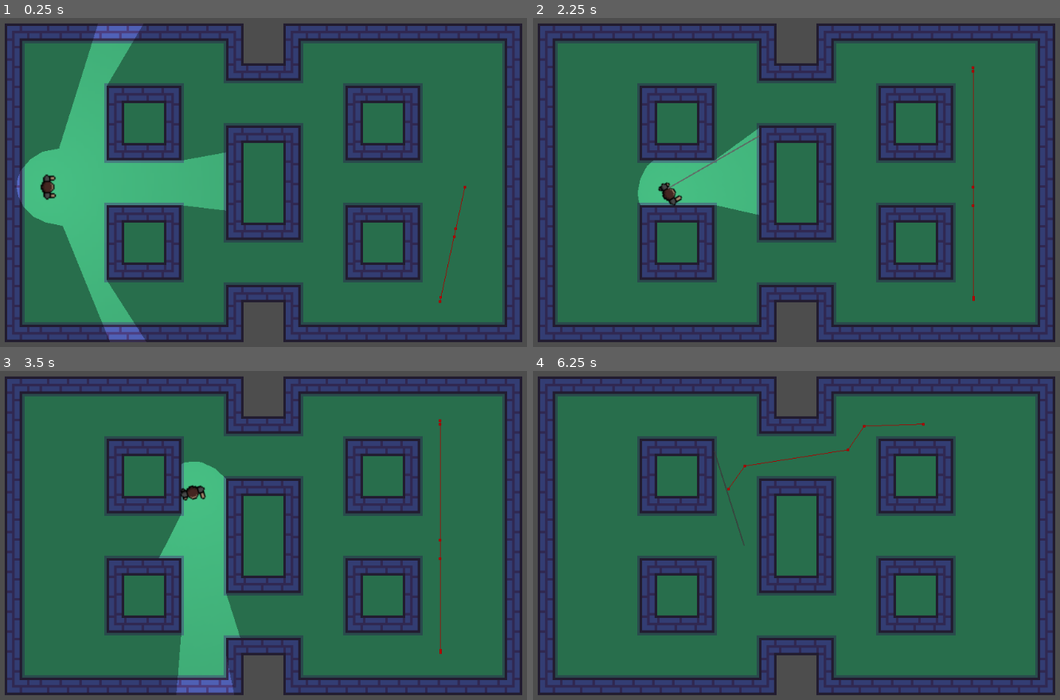
Above: before the commit, frames 1-4 (two rows, left to right).
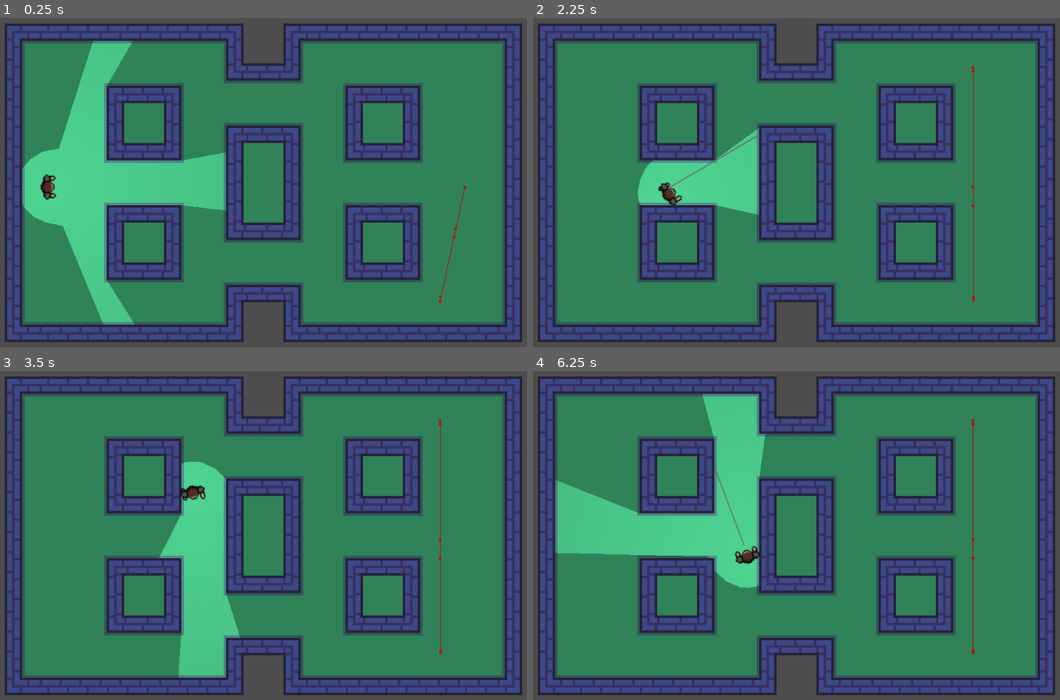
Above: after the commit, the same moments.

Repository: Odraz/clean-sweep
Game: Godot game, scene res://main.tscn
Two runs of this game, one before a commit and one after it. Both use one fixed random seed, a clock stepped at 60 frames per second and the inputs below. The engine's default icon, where the game draws it, is replaced by a stand-in: a white triangle on a blue panel in a dark square.
Inputs (mouse positions are in pixels of both pictures, inside the frame that each line leads up to):
- Up to frame 1 (0.25 s): no input
- Up to frame 2 (2.25 s): tap Enter at 0.5 s; move the mouse to (938, 159) at 0.52 s; hold D (move_right) 0.53-1.28 s; click (938, 159) at 0.6 s; move the mouse to (670, 205) at 1.27 s; hold S (move_down) 1.28-2.03 s; tap Shift (move_fast) at 1.35 s; click (670, 205) at 1.55 s; tap Space at 2 s; move the mouse to (865, 77) at 2.02 s; hold D (move_right) from 2.03 s (still down); click (865, 77) at 2.1 s
- Up to frame 3 (3.5 s): move the mouse to (231, 630) at 2.77 s; release D (move_right) at 2.78 s; hold W (move_up) from 2.78 s (still down); click (231, 630) at 2.85 s
- Up to frame 4 (6.25 s): move the mouse to (991, 607) at 3.52 s; release W (move_up) at 3.53 s; hold Shift (move_fast) 3.53-4.28 s; hold A (move_left) 3.53-5.03 s; click (991, 607) at 3.8 s; tap Enter at 4.25 s; move the mouse to (606, 463) at 4.27 s; click (606, 463) at 4.35 s; tap Space at 5 s; move the mouse to (828, 535) at 5.02 s; hold S (move_down) 5.03-5.78 s; click (828, 535) at 5.1 s; move the mouse to (701, 417) at 5.77 s; hold D (move_right) from 5.78 s (still down); tap Shift (move_fast) at 5.85 s; click (701, 417) at 6.05 s

The runs differ from the first frame. In frame 1, 0.7% of the frame differs, in the area x 3-89%, y 2-98%; in frame 2, 0.1%; in frame 3, 0.4%; in frame 4, 10%, in the area x 4-84%, y 7-87%.

Commit message:
Added functional dispersion to handgun

Diff:
--- a/handgun.gd
+++ b/handgun.gd
@@ -1,13 +1,21 @@
 extends Node2D
 
-signal hit (collider: CollisionObject2D)
+signal hit (collider: Object)
 
 var end_position: Vector2
 
 func shoot(start_position: Vector2, direction: Vector2, gun_range: float, dispersion: float):
 	var space_state = get_world_2d().direct_space_state
 
-	end_position = get_shoot_ray_end_position(start_position, direction, gun_range, dispersion)
+	end_position = get_shoot_ray_end_position(start_position, direction, gun_range)
+
+	# Add dispersion to the direction. We want to simulate the bullet not going accurately to the direction but with some angular deviation.
+	# The dispersion is a value between 0 and 1. The higher the value, the more the bullet will deviate from the direction.
+	# Rotate the end_position around the start_position by a random angle.
+	var angle = randf_range(-dispersion / 2, dispersion / 2)
+
+	var diff = end_position - start_position
+	end_position = diff.rotated(angle) + start_position
 
 	var query = PhysicsRayQueryParameters2D.create(start_position, end_position)
 	query.collide_with_areas = true
@@ -24,11 +32,11 @@
 	var bullet = bullet_scene.instantiate()
 
 	var bullet_start_position = start_position + (direction - start_position).normalized() * 20
-	var bullet_end_position = result.position if result else get_shoot_ray_end_position(start_position, direction, 500, 0)
+	var bullet_end_position = result.position if result else end_position
 
 	bullet.init(bullet_start_position, bullet_end_position)
 
 	add_child(bullet)
 
-func get_shoot_ray_end_position(start_position: Vector2, direction: Vector2, gun_range: float, _dispersion: float) -> Vector2:
+func get_shoot_ray_end_position(start_position: Vector2, direction: Vector2, gun_range: float) -> Vector2:
 	return start_position + (direction - start_position).normalized() * gun_range
--- a/main.tscn
+++ b/main.tscn
@@ -275,6 +275,27 @@
 [sub_resource type="OccluderPolygon2D" id="OccluderPolygon2D_4ynrk"]
 polygon = PackedVector2Array(-4.5, -4.25, -4.625, 32, -32, 32, -32, -32, 32, -32, 32, -4.25)
 
+[sub_resource type="OccluderPolygon2D" id="OccluderPolygon2D_8jmm7"]
+polygon = PackedVector2Array(-32, -32, -3.55556, -32, -3.55556, 32, -32, 32)
+
+[sub_resource type="OccluderPolygon2D" id="OccluderPolygon2D_4wojw"]
+polygon = PackedVector2Array(-32, -32, -3.55556, -32, -3.55556, 3.55556, 32, 3.55556, 32, 32, -32, 32)
+
+[sub_resource type="OccluderPolygon2D" id="OccluderPolygon2D_pge2k"]
+polygon = PackedVector2Array(-32, -32, 32, -32, 32, -3.55556, -32, -3.55556)
+
+[sub_resource type="OccluderPolygon2D" id="OccluderPolygon2D_pktp2"]
+polygon = PackedVector2Array(-32, 3.55556, 32, 3.55556, 32, 32, -32, 32)
+
+[sub_resource type="OccluderPolygon2D" id="OccluderPolygon2D_phwd8"]
+polygon = PackedVector2Array(-32, -32, 32, -32, 32, 32, 3.55556, 32, 3.55556, -3.55556, -32, -3.55556)
+
+[sub_resource type="OccluderPolygon2D" id="OccluderPolygon2D_v5s37"]
+polygon = PackedVector2Array(3.55556, -32, 32, -32, 32, 32, 3.55556, 32)
+
+[sub_resource type="OccluderPolygon2D" id="OccluderPolygon2D_eo3cs"]
+polygon = PackedVector2Array(-32, 3.55556, 3.55556, 3.55556, 3.55556, -32, 32, -32, 32, 32, -32, 32)
+
 [sub_resource type="OccluderPolygon2D" id="OccluderPolygon2D_i8h1i"]
 polygon = PackedVector2Array(4, 4, 32, 4, 32, 32, 4, 32)
 
@@ -312,12 +333,14 @@
 1:0/0 = 0
 1:0/0/terrain_set = 0
 1:0/0/terrain = 0
+1:0/0/occlusion_layer_0/polygon = SubResource("OccluderPolygon2D_pge2k")
 1:0/0/physics_layer_0/polygon_0/points = PackedVector2Array(-32, -32, -32, -3.55556, 32, -3.55556, 32, -32)
 1:0/0/terrains_peering_bit/right_side = 0
 1:0/0/terrains_peering_bit/left_side = 0
 2:0/0 = 0
 2:0/0/terrain_set = 0
 2:0/0/terrain = 0
+2:0/0/occlusion_layer_0/polygon = SubResource("OccluderPolygon2D_phwd8")
 2:0/0/physics_layer_0/polygon_0/points = PackedVector2Array(-32, -3.55556, 3.55556, -3.55556, 3.55556, 32, 32, 32, 32, -32, -32, -32)
 2:0/0/terrains_peering_bit/bottom_side = 0
 2:0/0/terrains_peering_bit/left_side = 0
@@ -345,6 +368,7 @@
 0:1/0 = 0
 0:1/0/terrain_set = 0
 0:1/0/terrain = 0
+0:1/0/occlusion_layer_0/polygon = SubResource("OccluderPolygon2D_8jmm7")
 0:1/0/physics_layer_0/polygon_0/points = PackedVector2Array(-3.55556, -32, -3.55556, 32, -32, 32, -32, -32)
 0:1/0/terrains_peering_bit/bottom_side = 0
 0:1/0/terrains_peering_bit/top_side = 0
@@ -352,6 +376,7 @@
 2:1/0 = 0
 2:1/0/terrain_set = 0
 2:1/0/terrain = 0
+2:1/0/occlusion_layer_0/polygon = SubResource("OccluderPolygon2D_v5s37")
 2:1/0/physics_layer_0/polygon_0/points = PackedVector2Array(3.55556, -32, 3.55556, 32, 32, 32, 32, -32)
 2:1/0/terrains_peering_bit/bottom_side = 0
 2:1/0/terrains_peering_bit/top_side = 0
@@ -373,18 +398,21 @@
 0:2/0 = 0
 0:2/0/terrain_set = 0
 0:2/0/terrain = 0
+0:2/0/occlusion_layer_0/polygon = SubResource("OccluderPolygon2D_4wojw")
 0:2/0/physics_layer_0/polygon_0/points = PackedVector2Array(-3.55556, -32, -3.55556, 3.55556, 32, 3.55556, 32, 32, -32, 32, -32, -32)
 0:2/0/terrains_peering_bit/right_side = 0
 0:2/0/terrains_peering_bit/top_side = 0
 1:2/0 = 0
 1:2/0/terrain_set = 0
 1:2/0/terrain = 0
+1:2/0/occlusion_layer_0/polygon = SubResource("OccluderPolygon2D_pktp2")
 1:2/0/physics_layer_0/polygon_0/points = PackedVector2Array(-32, 3.55556, 32, 3.55556, 32, 32, -32, 32)
 1:2/0/terrains_peering_bit/right_side = 0
 1:2/0/terrains_peering_bit/left_side = 0
 2:2/0 = 0
 2:2/0/terrain_set = 0
 2:2/0/terrain = 0
+2:2/0/occlusion_layer_0/polygon = SubResource("OccluderPolygon2D_eo3cs")
 2:2/0/physics_layer_0/polygon_0/points = PackedVector2Array(3.55556, -32, 3.55556, 3.55556, -32, 3.55556, -32, 32, 32, 32, 32, -32)
 2:2/0/terrains_peering_bit/left_side = 0
 2:2/0/terrains_peering_bit/top_side = 0
@@ -440,7 +468,7 @@
 navigation_polygon = SubResource("NavigationPolygon_bt1vp")
 
 [node name="CanvasModulate" type="CanvasModulate" parent="."]
-color = Color(0.674814, 0.674815, 0.674814, 1)
+color = Color(0.8, 0.8, 0.8, 1)
 
 [node name="Player" parent="." instance=ExtResource("1_5a0tk")]
 position = Vector2(16, 288)
--- a/mob.gd
+++ b/mob.gd
@@ -2,7 +2,7 @@
 
 enum State { patrolling, watching, chasing }
 
-signal hit(collider: CollisionObject2D)
+signal hit(collider: Object)
 
 @export var movement_speed: float = 200.0
 
@@ -57,10 +57,7 @@
 	$TriggerTimer.stop()
 
 	if navigation_agent.is_navigation_finished():
-		current_movement_target_index += 1
-
-		if current_movement_target_index >= movement_target_positions.size():
-			current_movement_target_index = 0
+		set_waypoint_randomly()
 
 		set_movement_target(movement_target_positions[current_movement_target_index].global_position)
 
@@ -73,6 +70,22 @@
 		rotation = velocity.angle()
 
 	_on_navigation_agent_2d_velocity_computed(velocity)
+
+func set_waypoint_randomly():
+	var random_index = randi() % movement_target_positions.size()
+
+	if random_index == current_movement_target_index:
+		current_movement_target_index = (random_index + 1) % movement_target_positions.size()
+	else:
+		current_movement_target_index = random_index
+
+func set_waypoint_iteratively():
+	current_movement_target_index += 1
+
+	print("Not calling set_waypoint_iteratively")
+
+	if current_movement_target_index >= movement_target_positions.size():
+		current_movement_target_index = 0
 
 func is_player_in_light_of_sight() -> bool:
 	var direction_to_player = position.direction_to(player.position)
@@ -96,11 +109,11 @@
 	move_and_slide()
 
 func _on_trigger_timer_timeout():
-	$Handgun.shoot(global_position, player.global_position, 500, 0)
+	$Handgun.shoot(global_position, player.global_position, 500, PI / 16)
 
-func _on_handgun_hit(collider: CollisionObject2D):
+func _on_handgun_hit(collider: Object):
 	hit.emit(collider)
 
-func _on_player_hit(collider:CollisionObject2D):
+func _on_player_hit(collider: Object):
 	if collider == self:
 		queue_free()
--- a/player.gd
+++ b/player.gd
@@ -1,6 +1,6 @@
 extends CharacterBody2D
 
-signal hit(collider: CollisionObject2D)
+signal hit(collider: Object)
 
 @export var speed_walk: float = 150
 @export var speed_run: float = 300
@@ -14,7 +14,7 @@
 	move_player(delta)
 
 	if Input.is_action_just_pressed("shoot_gun"):
-		$Handgun.shoot(position, get_global_mouse_position(), 500, 0)
+		$Handgun.shoot(position, get_global_mouse_position(), 500, PI / 32)
 
 func move_player(_delta: float):
 	var _velocity = Input.get_vector("move_left", "move_right", "move_up", "move_down")
@@ -32,9 +32,9 @@
 	else:
 		$AnimatedSprite2D.play("idle")
 
-func _on_handgun_hit(collider:CollisionObject2D):
+func _on_handgun_hit(collider: Object):
 	hit.emit(collider)
 
-func _on_mob_hit(collider:CollisionObject2D) -> void:
+func _on_mob_hit(collider: Object) -> void:
 	if collider == self:
 		hide()
Not shown: 1 places in main.tscn that only renumber resources
